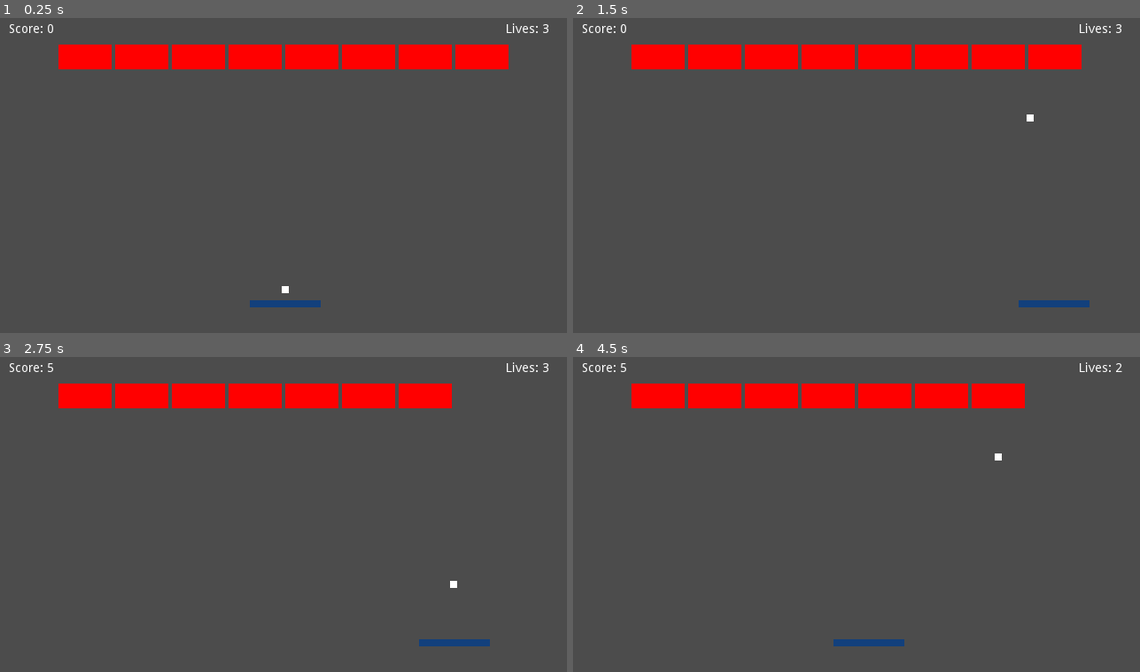
Above: before the commit, frames 1-4 (two rows, left to right).
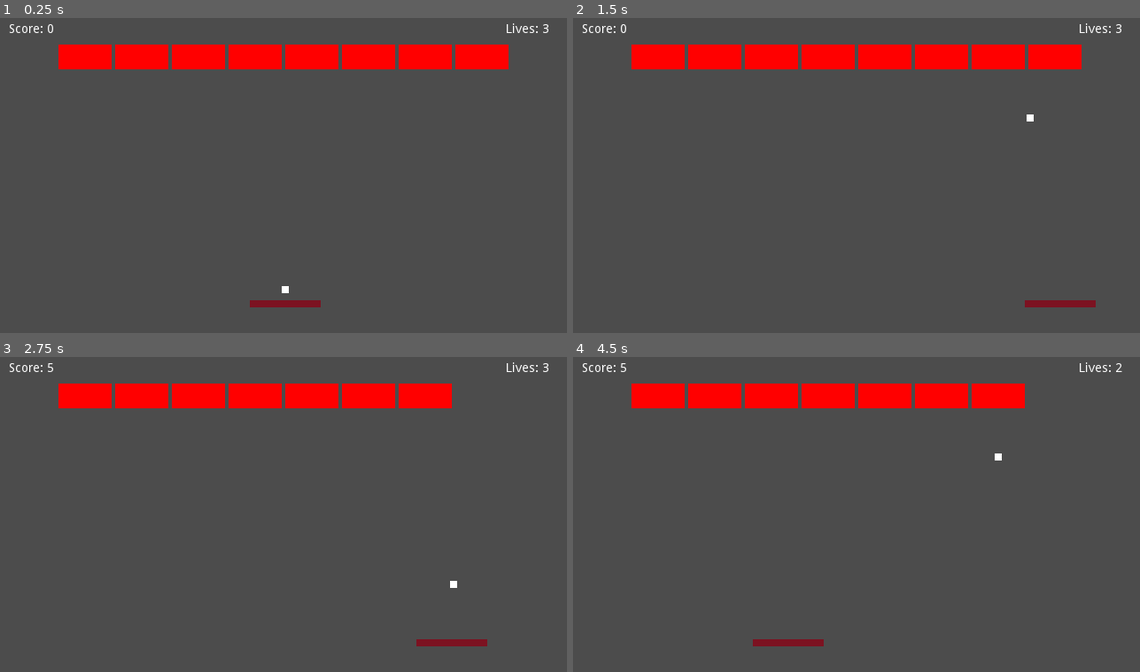
Above: after the commit, the same moments.

Repository: Boyquotes/godot-bricks
Game: Godot game, scene res://levels/World.tscn
The game is run twice, just before and just after one commit, with the same random seed, the same clock (stepped at 60 frames per second) and the same inputs.
Inputs:
- Up to frame 1 (0.25 s): no input
- Up to frame 2 (1.5 s): tap Enter (ui_accept) at 0.5, 0.77 s; hold Right (ui_right) 0.53-1.28 s; hold Left (ui_left) from 1.28 s (still down)
- Up to frame 3 (2.75 s): tap Enter (ui_accept) at 1.52 s; release Left (ui_left) at 2.03 s; hold Right (ui_right) from 2.03 s (still down)
- Up to frame 4 (4.5 s): tap Enter (ui_accept) at 3.02, 3.5, 3.77 s; release Right (ui_right) at 3.53 s; hold Left (ui_left) from 3.53 s (still down)

The runs differ from the first frame. In frame 1, 0.3% of the frame differs, in the area x 44-57%, y 89-92%; in frame 2, 0.3%; in frame 3, 0.3%; in frame 4, 0.6%, in the area x 31-59%, y 89-92%.

Commit message:
Paddle is now red so can go faster

Diff:
--- a/objects/Brick.tscn
+++ b/objects/Brick.tscn
@@ -16,7 +16,6 @@
 }
 
 [node name="Sprite" type="Sprite" parent="."]
-modulate = Color( 1, 0, 0, 1 )
 texture = ExtResource( 2 )
 
 [node name="Collision" type="CollisionShape2D" parent="."]
--- a/objects/Paddle.tscn
+++ b/objects/Paddle.tscn
@@ -12,9 +12,11 @@
 __meta__ = {
 "_edit_group_": true
 }
+speed = 400
+acceleration = 50
 
 [node name="Sprite" type="Sprite" parent="."]
-modulate = Color( 0.0745098, 0.254902, 0.490196, 1 )
+modulate = Color( 0.490196, 0.0745098, 0.133333, 1 )
 scale = Vector2( 2, 2 )
 texture = ExtResource( 2 )
 
